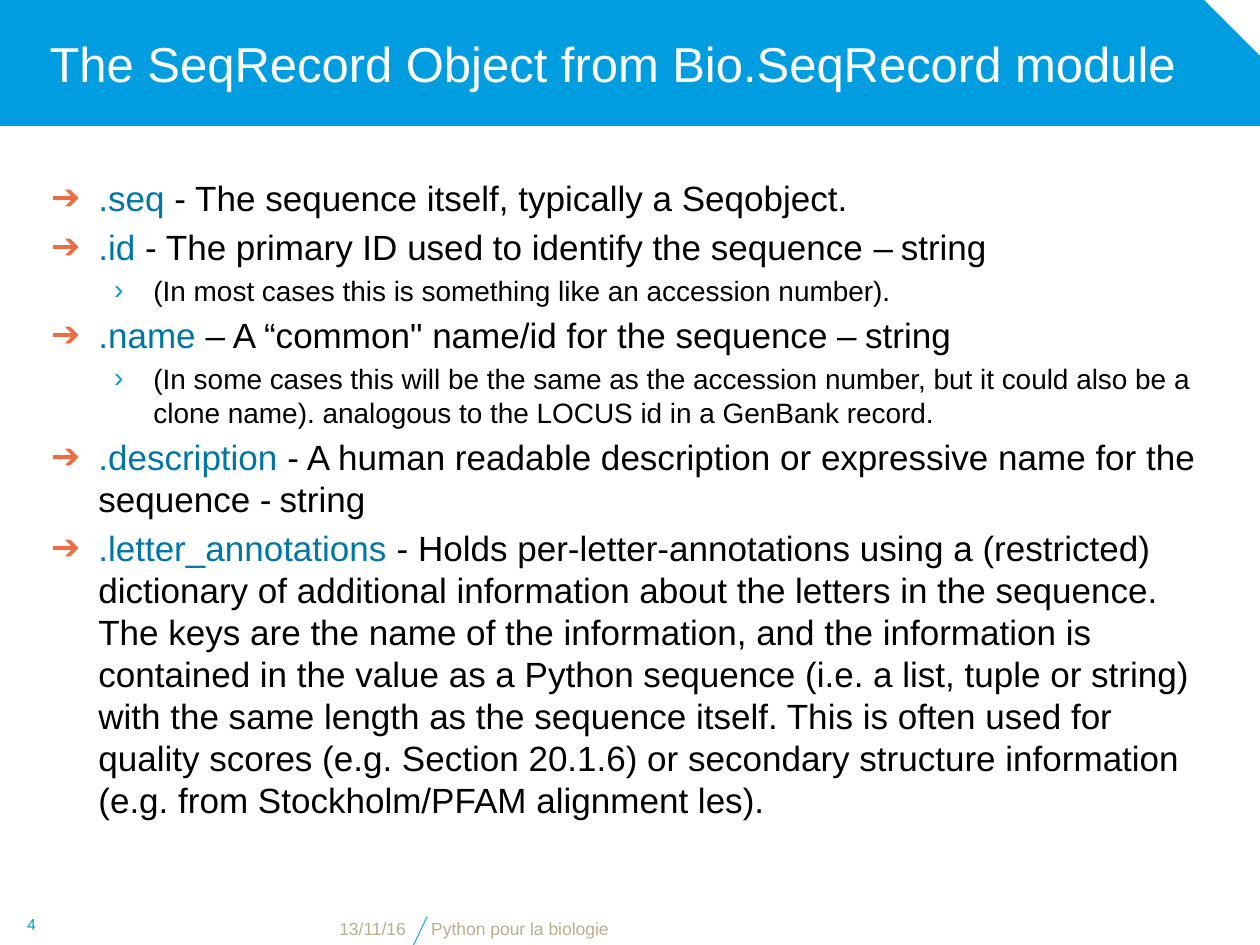
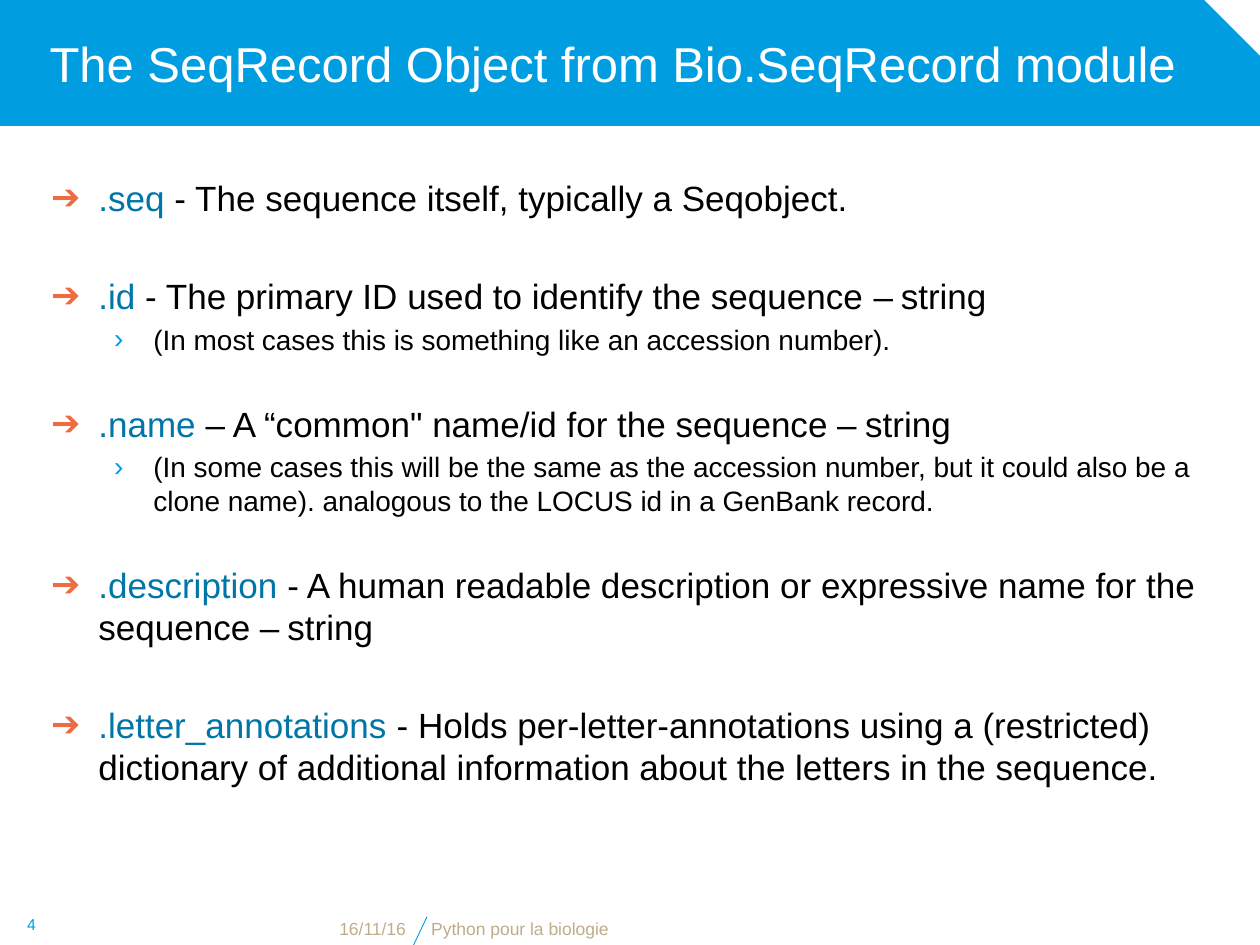
Before and after one commit to bdartigues/python_cnrs_formation, a slide deck: slide 4 of slides/python_biopython_SeqAnnotation_Object.pptx. Drawn at 1260x945 pixels with LibreOffice and Linux fonts; fonts in the diff are those of the drawing; background and template pictures are left out. Boxes give left, top, right and bottom in pixels: in the first picture for what was removed or moved away, otherwise in the second. Text is boxed around its words. In the diff, an @@ line names an element or a change of style, - is before the commit and + after.

```diff
--- a/slides/python_biopython_SeqAnnotation_Object.pptx
+++ b/slides/python_biopython_SeqAnnotation_Object.pptx
@@ text at (x1=98, y1=572, x2=1195, y2=786): text changed @@
-➔ .description - A human readable description or expressive name for the sequence - string
-➔ .letter_annotations - Holds per-letter-annotations using a (restricted) dictionary of additional information about the letters in the sequence. The keys are the name of the information, and the information is contained in the value as a Python sequence (i.e. a list, tuple or string) with the same length as the sequence itself. This is often used for quality scores (e.g. Section 20.1.6) or secondary structure information (e.g. from Stockholm/PFAM alignment les).
+➔ .description - A human readable description or expressive name for the sequence – string
+➔ .letter_annotations - Holds per-letter-annotations using a (restricted) dictionary of additional information about the letters in the sequence.
@@ text at (x1=339, y1=922, x2=406, y2=935): text changed @@
-13/11/16
+16/11/16
```
Also in this commit, not shown: 30 other slides changed, 2 slides removed, 8 other files.
